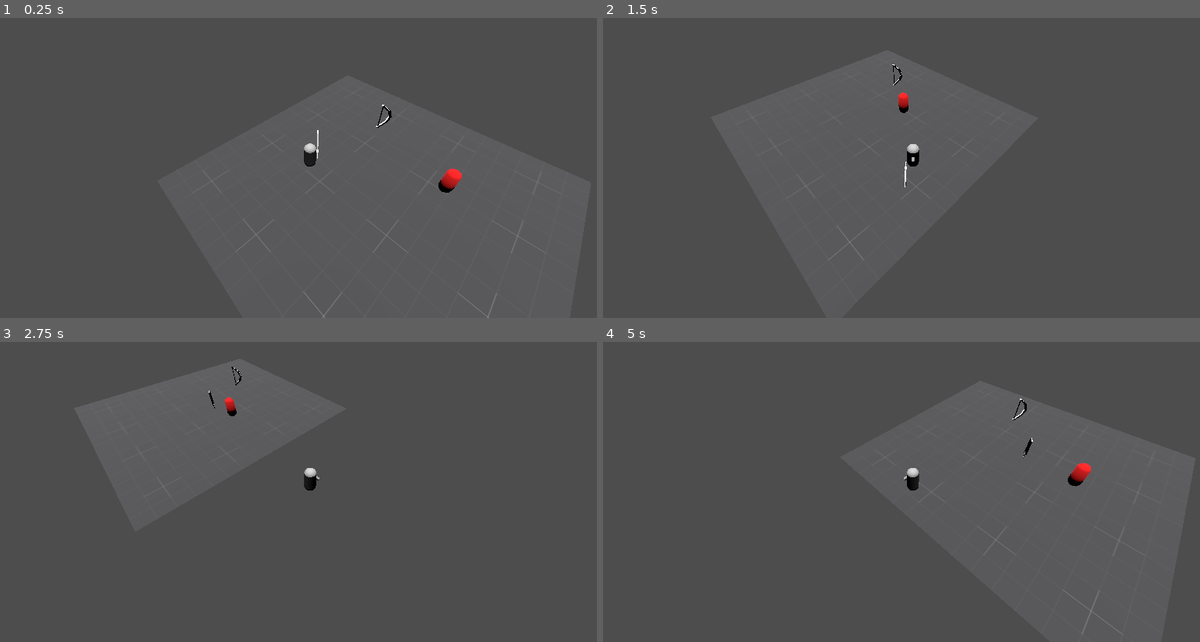
Above: before the commit, frames 1-4 (two rows, left to right).
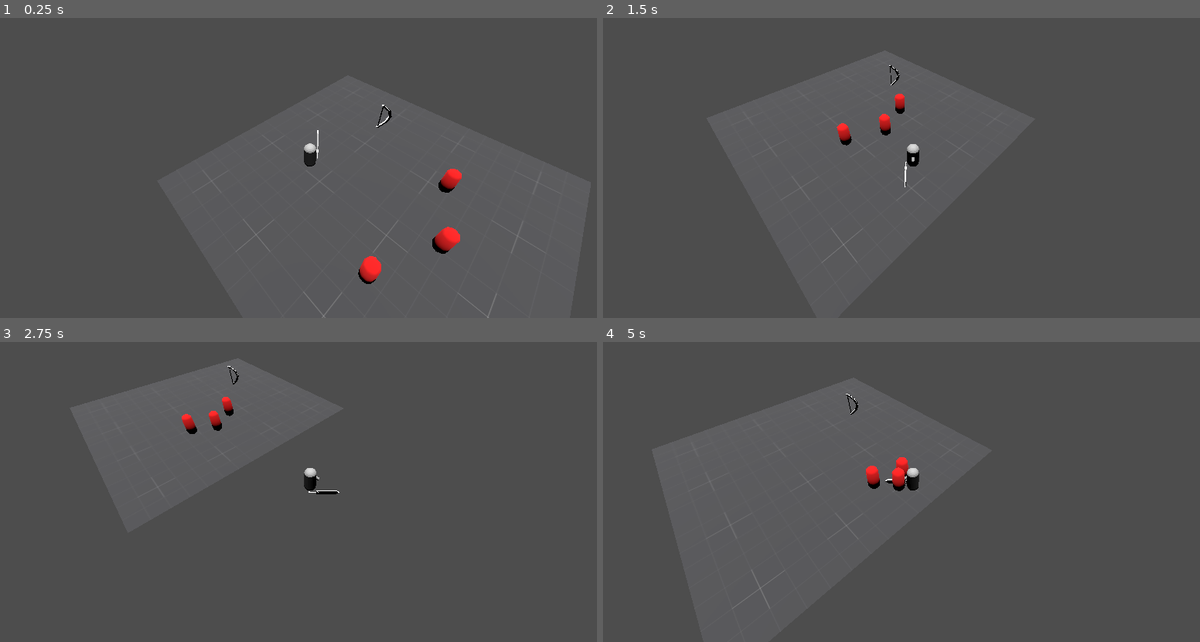
Above: after the commit, the same moments.

Repository: strcogo/Auto-META
Game: Godot game, scene res://scenes/debug.tscn
Same seed, same stepped clock (60 frames per second), same inputs: the game is played once before the commit and once after it.
Inputs (mouse positions are in pixels of both pictures, inside the frame that each line leads up to):
- Up to frame 1 (0.25 s): no input
- Up to frame 2 (1.5 s): move the mouse to (1050, 126) at 0.52 s; hold D (move_right) 0.53-1.28 s; click (1050, 126) at 0.6 s; move the mouse to (788, 162) at 1.27 s; hold S (move_down) from 1.28 s (still down); tap Space (dash) at 1.35 s
- Up to frame 3 (2.75 s): move the mouse to (370, 393) at 2.02 s; release S (move_down) at 2.03 s; hold D (move_right) from 2.03 s (still down); tap F (interact) at 2.1 s
- Up to frame 4 (5 s): move the mouse to (883, 537) at 2.77 s; release D (move_right) at 2.78 s; hold W (move_up) 2.78-3.53 s; click (883, 537) at 2.85 s; move the mouse to (1098, 519) at 3.52 s; hold A (move_left) from 3.53 s (still down); tap Space (dash) at 3.6 s; move the mouse to (728, 417) at 4.27 s; tap F (interact) at 4.35 s

The runs differ from the first frame. In frame 1, 0.5% of the frame differs, in the area x 59-78%, y 69-89%; in frame 2, 0.4%; in frame 3, 0.4%; in frame 4, 1.4%, in the area x 12-96%, y 14-98%.

Commit message:
pra n quebrar mais

Diff:
--- a/character/character.tscn
+++ b/character/character.tscn
@@ -6,8 +6,9 @@
 [ext_resource type="Script" path="res://weapons/weapon_manager.gd" id="4_uxrtd"]
 [ext_resource type="Resource" uid="uid://cnb1l186mmxkb" path="res://weapons/weapon resources/bow.tres" id="5_sapeu"]
 [ext_resource type="Resource" uid="uid://bv4u2esk5do41" path="res://weapons/weapon resources/sword.tres" id="5_wi5de"]
-[ext_resource type="PackedScene" uid="uid://caoeweypfocuw" path="res://weapons/weapon pickups/sword.tscn" id="6_s4umr"]
-[ext_resource type="PackedScene" uid="uid://cfkaovhnavntw" path="res://weapons/weapon pickups/bow.tscn" id="6_wd7jx"]
+[ext_resource type="Script" path="res://weapons/weapon_pickup.gd" id="6_te3fk"]
+[ext_resource type="PackedScene" uid="uid://li81bdci00pb" path="res://weapons/weapon pickups/models/sword.glb" id="7_8xdu7"]
+[ext_resource type="PackedScene" uid="uid://chr5k8abkb8ep" path="res://weapons/weapon pickups/models/bow.glb" id="8_o3qeu"]
 
 [sub_resource type="CapsuleShape3D" id="CapsuleShape3D_0m21b"]
 
@@ -308,6 +309,10 @@
 collision_mask = 3
 script = ExtResource("1_yrr8d")
 
+[node name="CollisionShape3D" type="CollisionShape3D" parent="."]
+transform = Transform3D(1, 0, 0, 0, 1, 0, 0, 0, 1, 0, 1, 0)
+shape = SubResource("CapsuleShape3D_0m21b")
+
 [node name="Pivot" type="Node3D" parent="."]
 
 [node name="Charactercapsule" type="MeshInstance3D" parent="Pivot"]
@@ -320,10 +325,6 @@
 mesh = ExtResource("2_1shee")
 skeleton = NodePath("../..")
 
-[node name="CollisionShape3D" type="CollisionShape3D" parent="Pivot"]
-transform = Transform3D(1, 0, 0, 0, 1, 0, 0, 0, 1, 0, 1, 0)
-shape = SubResource("CapsuleShape3D_0m21b")
-
 [node name="WeaponManager" type="Node3D" parent="Pivot"]
 script = ExtResource("4_uxrtd")
 _weapon_resources = Array[Resource("res://weapons/weapon_resource.gd")]([ExtResource("5_wi5de"), ExtResource("5_sapeu")])
@@ -335,13 +336,28 @@
 autoplay = "sword_idle"
 playback_default_blend_time = 0.1
 
-[node name="Sword" parent="Pivot/WeaponManager" instance=ExtResource("6_s4umr")]
+[node name="Sword" type="StaticBody3D" parent="Pivot/WeaponManager"]
 transform = Transform3D(1, 0, 0, 0, -3.61999e-06, 1, 0, -1, -3.61999e-06, 0.5, 0.2, 0)
 visible = false
-
-[node name="Bow" parent="Pivot/WeaponManager" instance=ExtResource("6_wd7jx")]
+collision_layer = 8
+collision_mask = 13
+script = ExtResource("6_te3fk")
+weapon_name = "sword"
+
+[node name="sword_model" parent="Pivot/WeaponManager/Sword" instance=ExtResource("7_8xdu7")]
+transform = Transform3D(0.2, 0, 0, 0, 0.2, 0, 0, 0, 0.2, 0, 0, 0)
+
+[node name="Bow" type="StaticBody3D" parent="Pivot/WeaponManager"]
 transform = Transform3D(-3.61999e-06, 0, 1, 0, 1, 0, -1, 0, -3.61999e-06, 0.5, 0, 0)
 visible = false
+collision_layer = 8
+collision_mask = 13
+script = ExtResource("6_te3fk")
+weapon_name = "bow"
+
+[node name="bow_model" parent="Pivot/WeaponManager/Bow" instance=ExtResource("8_o3qeu")]
+transform = Transform3D(0.2, 0, 0, 0, 0.2, 0, 0, 0, 0.2, 0, 0, 0)
+skeleton = NodePath("")
 
 [node name="PickupArea" type="Area3D" parent="Pivot/WeaponManager"]
 collision_layer = 0
--- a/enemy/enemybase.gd
+++ b/enemy/enemybase.gd
@@ -3,7 +3,7 @@
 var speed = 2
 var accel = 10
 
-@onready var player = get_node("..").get_node("Player")
+@onready var player = get_node("../..").get_node("Player")
 @onready var nav: NavigationAgent3D = $NavigationAgent3D
 
 func _physics_process(delta):
--- a/scenes/debug.tscn
+++ b/scenes/debug.tscn
@@ -29,9 +29,6 @@
 transform = Transform3D(1, 0.00011874, -1.54839e-05, 1.55017e-05, -0.00015011, 1, 0.000118738, -1, -0.000150111, 0, 5, 0)
 light_energy = 2.333
 
-[node name="Enemybase" parent="." instance=ExtResource("2_ekrrd")]
-transform = Transform3D(1, 0, 0, 0, 1, 0, 0, 0, 1, 4.42295, 0, 0.850219)
-
 [node name="NavigationRegion3D" type="NavigationRegion3D" parent="."]
 navigation_mesh = SubResource("NavigationMesh_inkc8")
 navigation_layers = 15
@@ -51,3 +48,14 @@
 
 [node name="Bow" parent="Weapons" instance=ExtResource("5_b00sa")]
 transform = Transform3D(1, 0, 0, 0, 1, 0, 0, 0, 1, 1.52271, 0, -5.60727)
+
+[node name="Enemies" type="Node3D" parent="."]
+
+[node name="Enemybase" parent="Enemies" instance=ExtResource("2_ekrrd")]
+transform = Transform3D(1, 0, 0, 0, 1, 0, 0, 0, 1, 4.42295, 0, 0.850219)
+
+[node name="Enemybase2" parent="Enemies" instance=ExtResource("2_ekrrd")]
+transform = Transform3D(1, 0, 0, 0, 1, 0, 0, 0, 1, -1.37137, 0.15873, 5.88412)
+
+[node name="Enemybase3" parent="Enemies" instance=ExtResource("2_ekrrd")]
+transform = Transform3D(1, 0, 0, 0, 1, 0, 0, 0, 1, 2.65333, 0.15873, 4.47092)
Not shown: 1 places in character/character.tscn that only renumber resources
